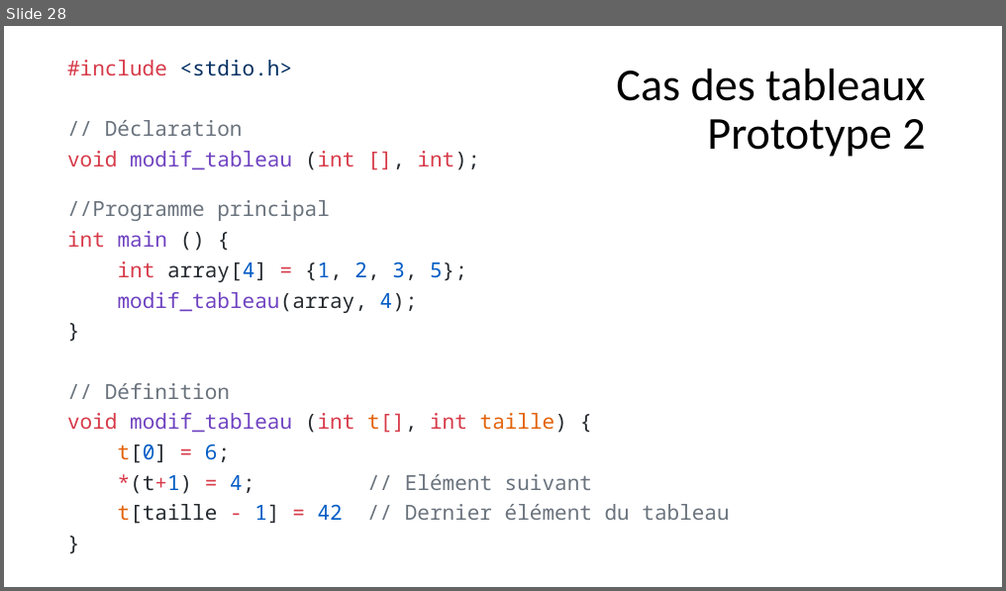
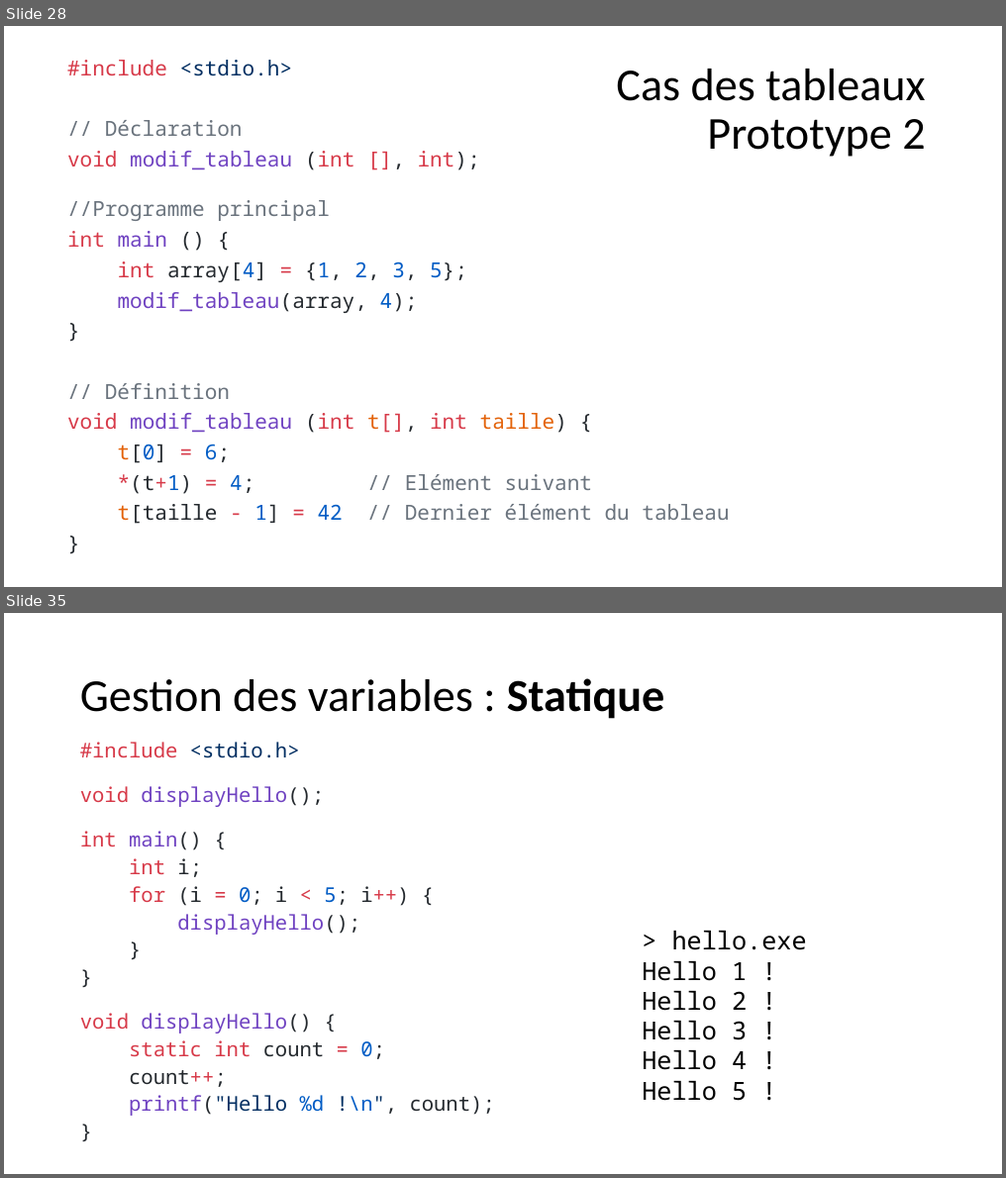
Before and after one commit to Firestorm49/bts-1, a slide deck: 02_C/05_Fonctions/Fonctions.pptx. Shown one above the other, each under a label of ours: slide 28 before the commit, slides 28 and 35 after it; the slides between them are not shown. The pictures are 1006x591 and 1006x1178 pixels, drawn with LibreOffice and Linux fonts; fonts in the diff are those of the drawing. Boxes give left, top, right and bottom in pixels: in the first picture for what was removed or moved away, otherwise in the second. Text is boxed around its words. In the diff, an @@ line names an element or a change of style, - is before the commit and + after.

Commit message:
variables statiques

```diff
--- a/02_C/05_Fonctions/Fonctions.pptx
+++ b/02_C/05_Fonctions/Fonctions.pptx
@@ slide 35 added at (x1=4, y1=613, x2=1002, y2=1174), background #FFFFFF @@
@@ title added at (x1=80, y1=678, x2=665, y2=719), 44 pt, text #000000 @@
+Gestion des variables : Statique
@@ text added at (x1=80, y1=742, x2=495, y2=1116), 19.6 pt, text #6F42C1 @@
+#include <stdio.h>
+void displayHello();
+int main() {
+int i;
+for (i = 0; i < 5; i++) {
+displayHello();
+}
+}
+void displayHello() {
+static int count = 0;
+count++;
+printf("Hello %d !\n", count);
+}
@@ text added at (x1=642, y1=931, x2=807, y2=1101), 24 pt, text #000000 @@
+> hello.exe
+Hello 1 !
+Hello 2 !
+Hello 3 !
+Hello 4 !
+Hello 5 !
```
Also in this commit, not shown: 12 other slides added, 3 other files.
